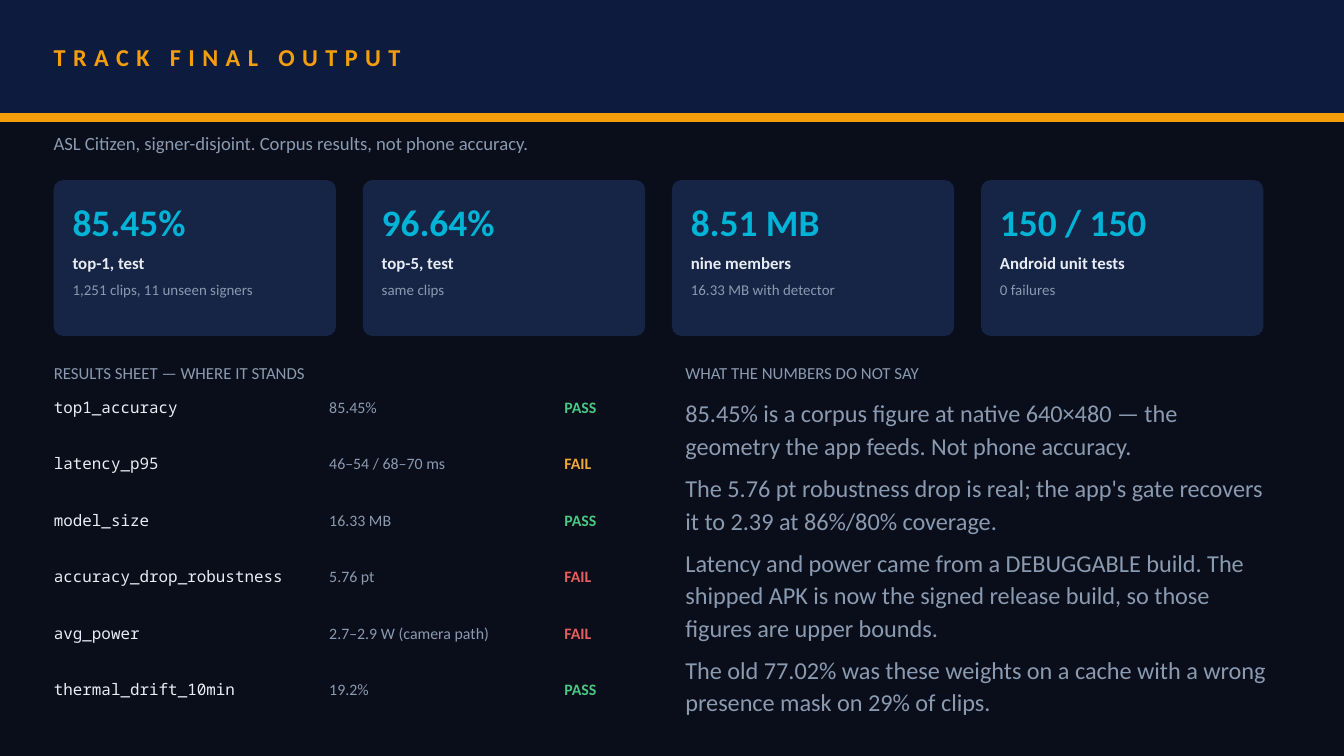
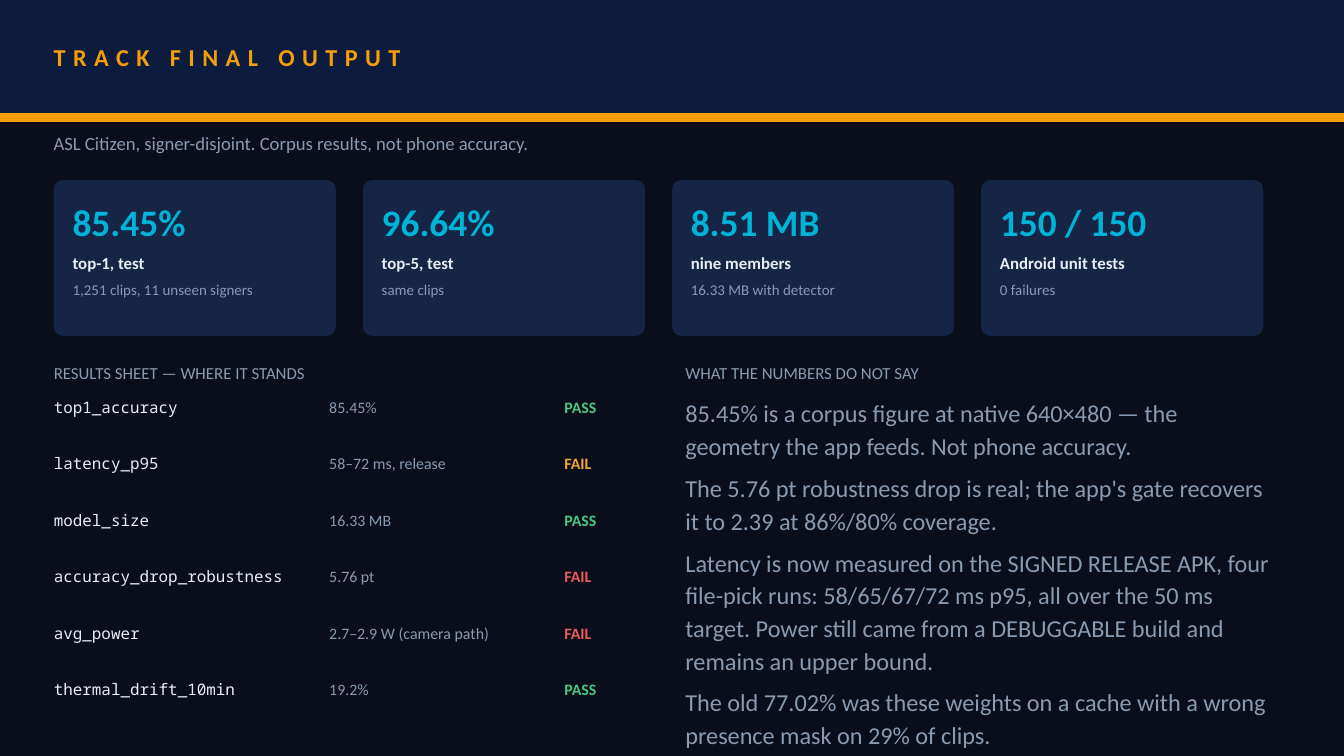
Before and after one commit to dev25bansal-ops/EchoGesture, a slide deck: slide 5 of submission/FINAL_DELIVERY/CollegeName_TeamName.pptx. Drawn at 1344x756 pixels with LibreOffice and Linux fonts; fonts in the diff are those of the drawing. Boxes give left, top, right and bottom in pixels: in the first picture for what was removed or moved away, otherwise in the second. Text is boxed around its words. In the diff, an @@ line names an element or a change of style, - is before the commit and + after.

```diff
--- a/submission/FINAL_DELIVERY/CollegeName_TeamName.pptx
+++ b/submission/FINAL_DELIVERY/CollegeName_TeamName.pptx
@@ text at bbox=[329, 458, 446, 471]: text changed @@
-46–54 / 68–70 ms
+58–72 ms, release
@@ text at bbox=[685, 555, 1269, 674]: text changed @@
-Latency and power came from a DEBUGGABLE build. The shipped APK is now the signed release build, so those figures are upper bounds.
+Latency is now measured on the SIGNED RELEASE APK, four file-pick runs: 58/65/67/72 ms p95, all over the 50 ms target. Power still came from a DEBUGGABLE build and remains an upper bound.
```
Also in this commit, not shown: 7 other files.
